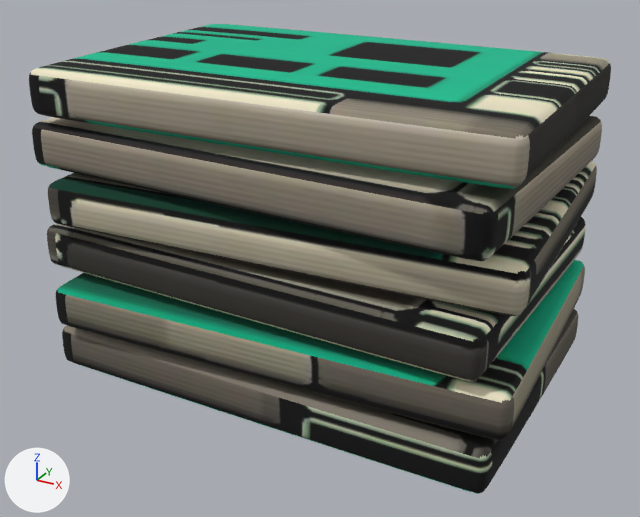
What one commit did to the glTF model public/models/stack.glb.
Camera for both pictures: a 50 mm camera at (2.05, -3.79, 2.46) aimed at (0.02, -0.09, 0.61). Every picture has the same lights, and +X, +Y and +Z are marked at lower left. The older version comes first. Where no turn or scale is listed for an object, it has been applied to the vertices. Vertices at exactly the same position are counted once.

In view in the first picture: 'Slab_1_mesh', 'Slab_2_mesh', 'Slab_3_mesh', 'Slab_4_mesh', 'Slab_5_mesh', 'Slab_6_mesh'.
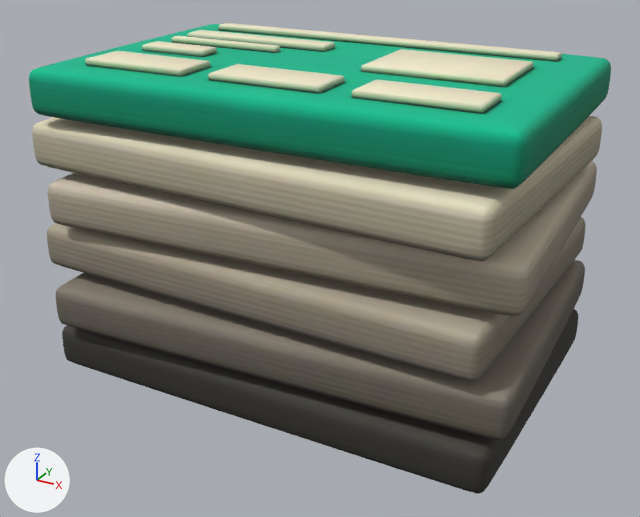
Where the newer file only moved an object's origin or applied its transform, the numbers keep the older frame.

Changed parts and their boxes [x1, y1, x2, y2] in the pictures (640 x 517 px; the box of a moved part takes in the faces that stretch with it):
'Slab_6_mesh', reshaped
    before: [29, 24, 611, 189]
    after: [29, 23, 611, 189]
part 1 of me_slab_1_mesh, surface changed
    both: [62, 309, 578, 494]
part 2 of me_slab_2_mesh, surface changed
    both: [56, 260, 585, 440]
part 3 of me_slab_3_mesh, surface changed (lighter)
    both: [47, 217, 586, 381]
part 4 of me_slab_4_mesh, surface changed
    both: [48, 161, 597, 316]
part 5 of me_slab_5_mesh, surface changed (lighter)
    both: [32, 115, 602, 261]
part 6 of me_slab_6_mesh, added
    after: [218, 23, 562, 61]
part 7 of me_slab_6_mesh, added
    after: [187, 30, 335, 52]
part 8 of me_slab_6_mesh, added (green)
    after: [172, 36, 280, 53]
part 9 of me_slab_6_mesh, added
    after: [142, 41, 217, 57]
part 10 of me_slab_6_mesh, added
    after: [361, 49, 534, 87]
part 11 of me_slab_6_mesh, added
    after: [85, 51, 210, 77]
part 12 of me_slab_6_mesh, added
    after: [208, 64, 345, 93]
part 13 of me_slab_6_mesh, added
    after: [352, 79, 502, 113]
part 14 of me_slab_6_mesh, moved or reshaped
    both: [514, 134, 525, 187]
part 15 of me_slab_6_mesh, surface changed (grey to green)
    both: [29, 24, 611, 189]

Patch to the scene script:
```diff
--- a/public/models/stack.glb.py
+++ b/public/models/stack.glb.py
@@ me_slab_1_mesh @@
 me_slab_1_mesh.from_pydata(...)  # 602 vertices, 1200 faces; spans x -1.2..1.2, y -0.8..0.8, z -0.12..0.12
+# me_slab_1_mesh part 1: texture (UV) coordinates of 1200 of 1200 faces, centred in x -1.2..1.2, y -0.8..0.8, z -0.12..0.12, changed; they spanned u 0.21..1.0, v 0.0..0.97 and now span u 0.2..0.92, v 0.01..0.99
 me_slab_1_mesh.materials.append(mat_stack_baked)
@@ me_slab_2_mesh @@
 me_slab_2_mesh.from_pydata(...)  # 602 vertices, 1200 faces; spans x -1.23..1.23, y -0.84..0.84, z -0.12..0.12
+# me_slab_2_mesh part 2: texture (UV) coordinates of 1200 of 1200 faces, centred in x -1.23..1.23, y -0.84..0.84, z -0.12..0.12, changed; they spanned u 0.21..1.0, v 0.31..0.97 and now span u 0.2..0.99, v 0.01..0.96
 me_slab_2_mesh.materials.append(mat_stack_baked)
@@ me_slab_3_mesh @@
 me_slab_3_mesh.from_pydata(...)  # 602 vertices, 1200 faces; spans x -1.22..1.22, y -0.83..0.83, z -0.12..0.12
+# me_slab_3_mesh part 3: texture (UV) coordinates of 1200 of 1200 faces, centred in x -1.21..1.21, y -0.82..0.82, z -0.12..0.12, changed; they spanned u 0.0..1.0, v 0.0..0.92 and now span u 0.01..0.96, v 0.01..0.99
 me_slab_3_mesh.materials.append(mat_stack_baked)
@@ me_slab_4_mesh @@
 me_slab_4_mesh.from_pydata(...)  # 602 vertices, 1200 faces; spans x -1.23..1.23, y -0.85..0.85, z -0.12..0.12
+# me_slab_4_mesh part 4: texture (UV) coordinates of 1200 of 1200 faces, centred in x -1.23..1.23, y -0.85..0.85, z -0.12..0.12, changed; they spanned u 0.0..1.0, v 0.0..0.94 and now span u 0.01..0.93, v 0.25..0.99
 me_slab_4_mesh.materials.append(mat_stack_baked)
@@ me_slab_5_mesh @@
 me_slab_5_mesh.from_pydata(...)  # 602 vertices, 1200 faces; spans x -1.22..1.22, y -0.83..0.83, z -0.12..0.12
+# me_slab_5_mesh part 5: texture (UV) coordinates of 1200 of 1200 faces, centred in x -1.22..1.22, y -0.83..0.83, z -0.12..0.12, changed; they spanned u 0.0..1.0, v 0.18..0.99 and now span u 0.01..0.95, v 0.01..0.97
 me_slab_5_mesh.materials.append(mat_stack_baked)
@@ me_slab_6_mesh @@
-me_slab_6_mesh.from_pydata(...)  # 602 vertices, 1200 faces; spans x -1.21..1.21, y -0.82..0.82, z -0.12..0.12
+me_slab_6_mesh.from_pydata(...)  # 1050 vertices, 2064 faces; spans x -1.21..1.21, y -0.82..0.82, z -0.12..0.15
+# me_slab_6_mesh part 6: a new loose piece of 56 vertices spanning x -0.99..0.97, y 0.5..0.62, z 0.11..0.15, in mat_stack_baked (picture img_stack_bake)
+# me_slab_6_mesh part 7: a new loose piece of 56 vertices spanning x -0.98..-0.13, y 0.19..0.33, z 0.11..0.15, in mat_stack_baked (picture img_stack_bake)
+# me_slab_6_mesh part 8: a new loose piece of 56 vertices spanning x -0.98..-0.33, y 0.05..0.11, z 0.11..0.15, in mat_stack_baked (picture img_stack_bake)
+# me_slab_6_mesh part 9: a new loose piece of 56 vertices spanning x -0.97..-0.59, y -0.21..-0.08, z 0.11..0.15, in mat_stack_baked (picture img_stack_bake)
+# me_slab_6_mesh part 10: a new loose piece of 56 vertices spanning x 0.23..0.92, y -0.14..0.34, z 0.11..0.15, in mat_stack_baked (picture img_stack_bake)
+# me_slab_6_mesh part 11: a new loose piece of 56 vertices spanning x -0.97..-0.41, y -0.63..-0.38, z 0.11..0.15, in mat_stack_baked (picture img_stack_bake)
+# me_slab_6_mesh part 12: a new loose piece of 56 vertices spanning x -0.27..0.29, y -0.61..-0.37, z 0.11..0.15, in mat_stack_baked (picture img_stack_bake)
+# me_slab_6_mesh part 13: a new loose piece of 56 vertices spanning x 0.43..0.99, y -0.6..-0.35, z 0.11..0.15, in mat_stack_baked (picture img_stack_bake)
+# me_slab_6_mesh part 14: 5 vertices moved within x 1.19, y -0.75, z -0.09..0.09
+# me_slab_6_mesh part 15: 1110 kept faces spanning x -1.21..1.21, y -0.82..0.82, z -0.12..0.12 get new texture (UV) coordinates
+# other edits to the shape of me_slab_6_mesh do not show in these pictures
 me_slab_6_mesh.materials.append(mat_stack_baked)
```
